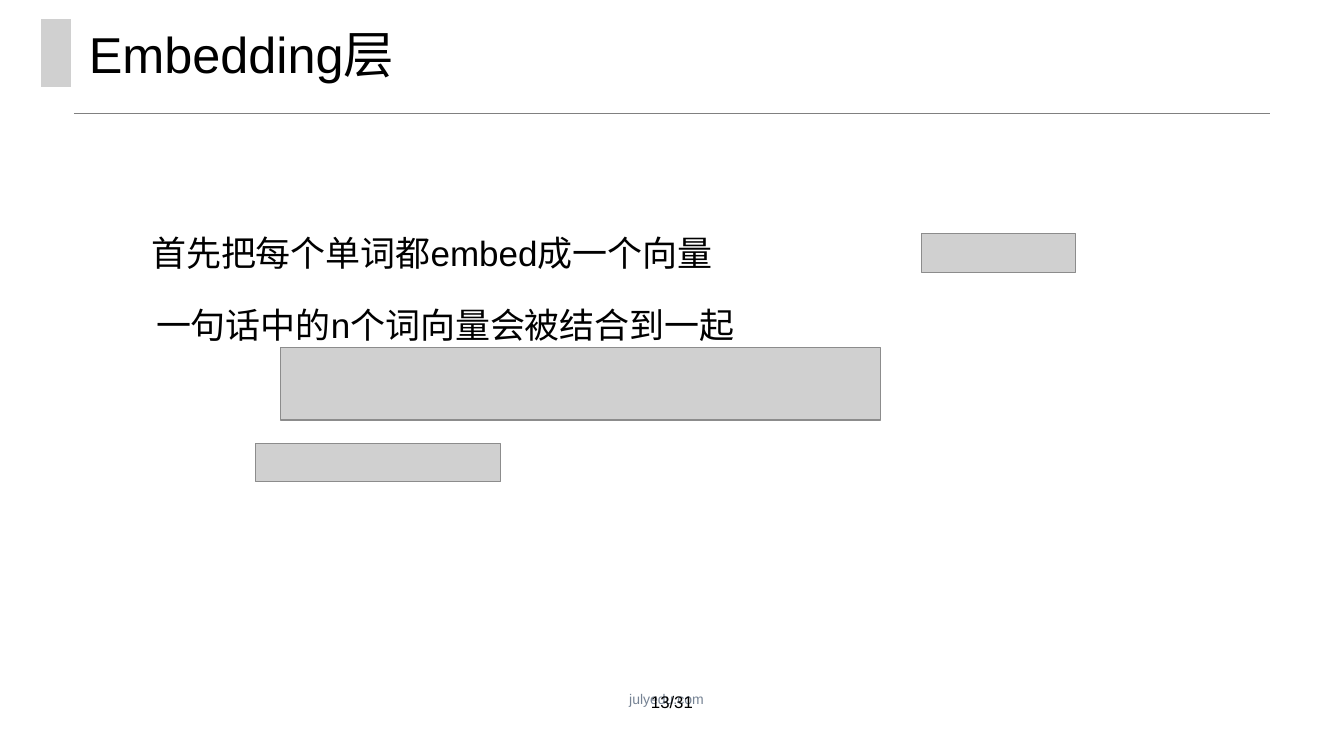
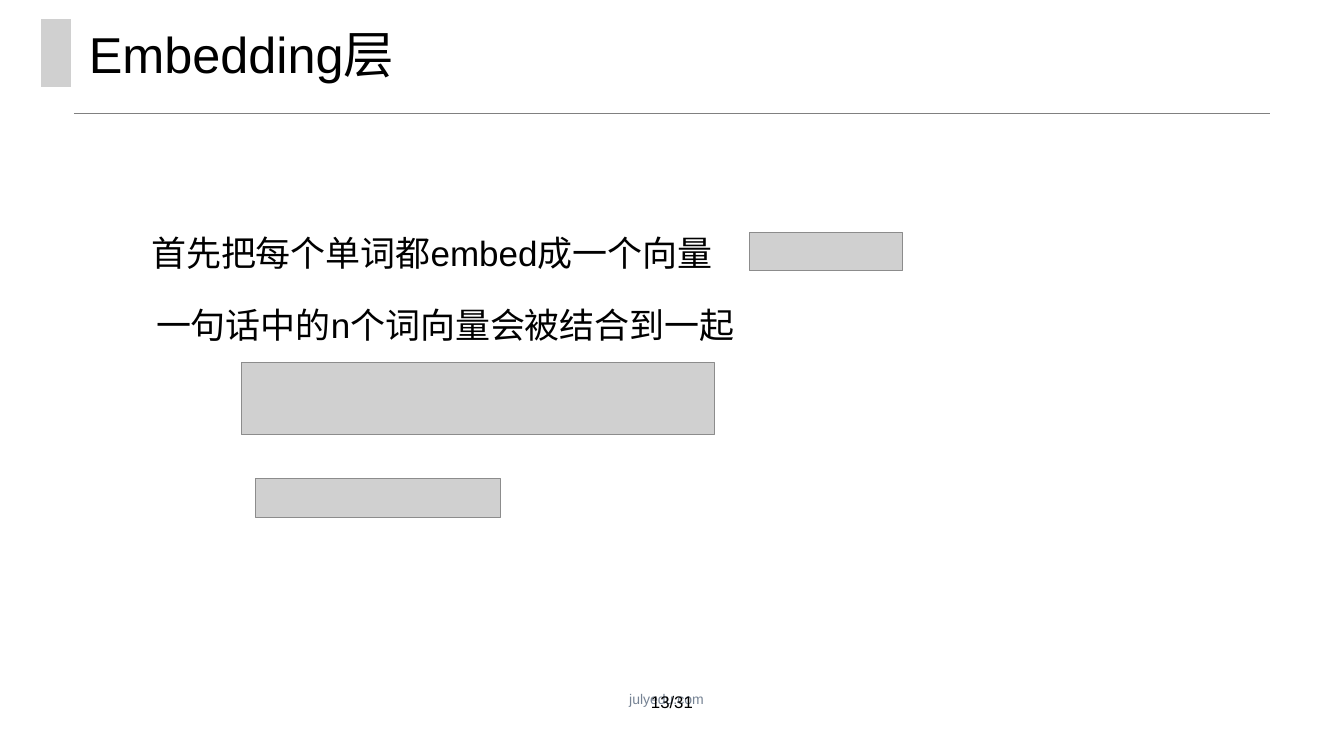
Before and after one commit to ZeweiChu/PyTorch-Course, a slide deck: slide 13 of 情感分类.pptx. Drawn at 1344x756 pixels with LibreOffice and Linux fonts; fonts in the diff are those of the drawing; grey boxes stand for pictures; background and template pictures are left out. Boxes give left, top, right and bottom in pixels: in the first picture for what was removed or moved away, otherwise in the second. Text is boxed around its words. In the diff, an @@ line names an element or a change of style, - is before the commit and + after.

```diff
--- a/情感分类.pptx
+++ b/情感分类.pptx
@@ picture: place and size @@
-picture at bbox=[922, 234, 1075, 272]
+picture at bbox=[749, 232, 902, 270]
@@ picture: place and size @@
-picture at bbox=[281, 348, 881, 420]
+picture at bbox=[241, 363, 715, 436]
@@ picture: place and size @@
-picture at bbox=[255, 444, 501, 482]
+picture at bbox=[255, 479, 501, 517]
```
Also in this commit, not shown: 9 other slides changed, 3 other files.
